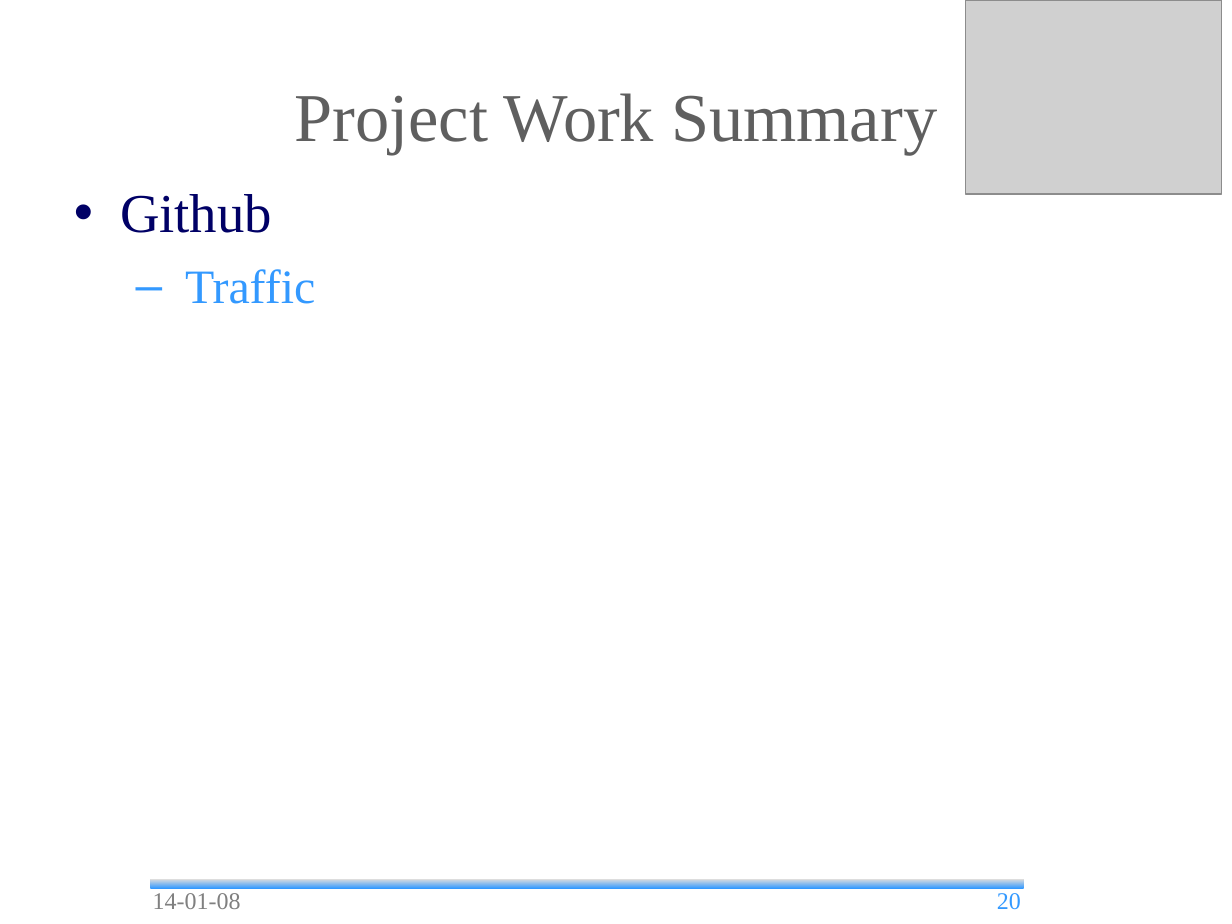
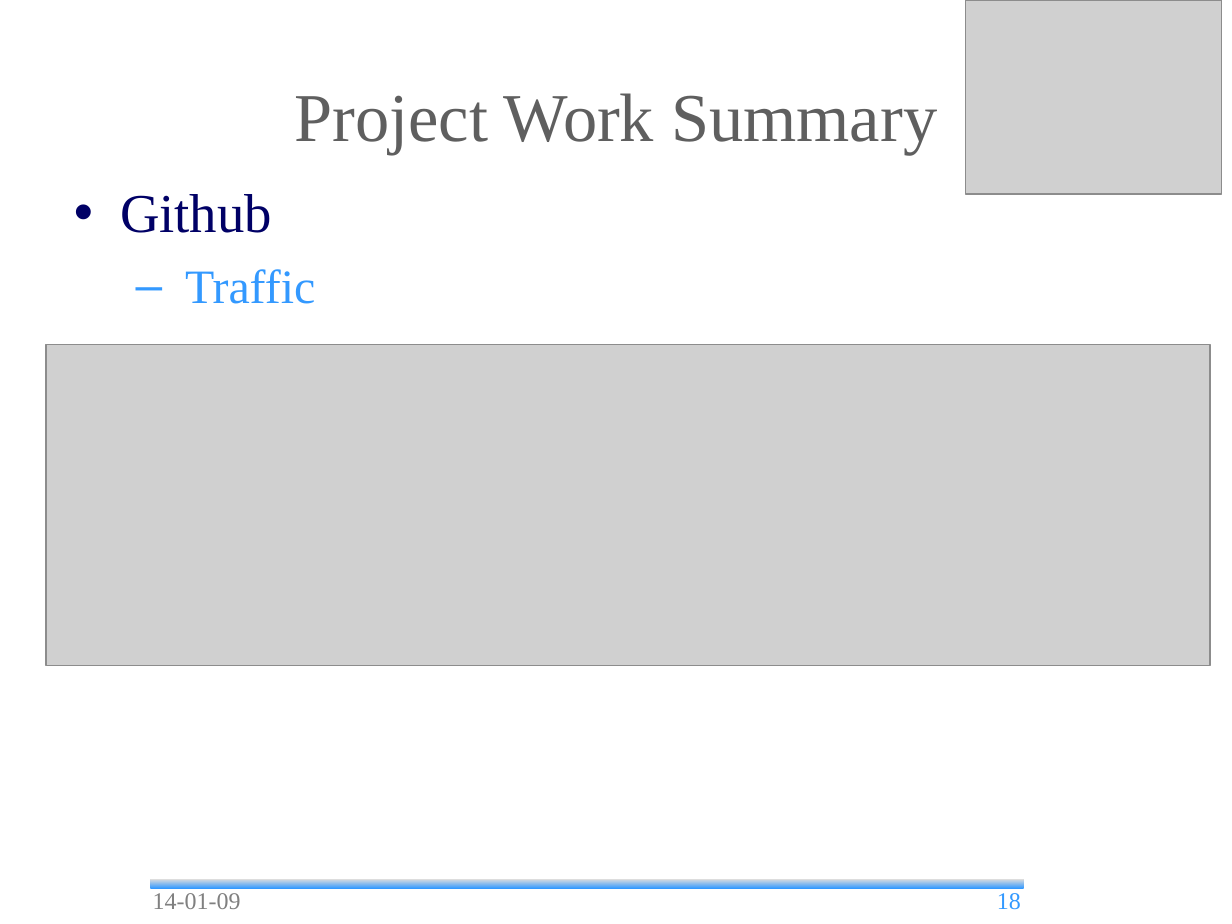
Before and after one commit to andrea-bottoli/DSD, a slide deck: slide 18 of Documentation/Presentations/Final_Presentation.odp (slide 20 before the commit). Drawn at 1232x924 pixels with LibreOffice and Linux fonts; fonts in the diff are those of the drawing; grey boxes stand for pictures; background and template pictures are left out. Boxes give left, top, right and bottom in pixels: in the first picture for what was removed or moved away, otherwise in the second. Text is boxed around its words. In the diff, an @@ line names an element or a change of style, - is before the commit and + after.

```diff
--- a/Documentation/Presentations/Final_Presentation.odp
+++ b/Documentation/Presentations/Final_Presentation.odp
@@ picture added at [46, 345, 1210, 667] @@
@@ text at [153, 893, 241, 909]: text changed @@
-14-01-08
+14-01-09
@@ page number at [997, 893, 1021, 910]: text changed @@
-20
+18
```
Also in this commit, not shown: 34 other slides changed, 1 other file.
